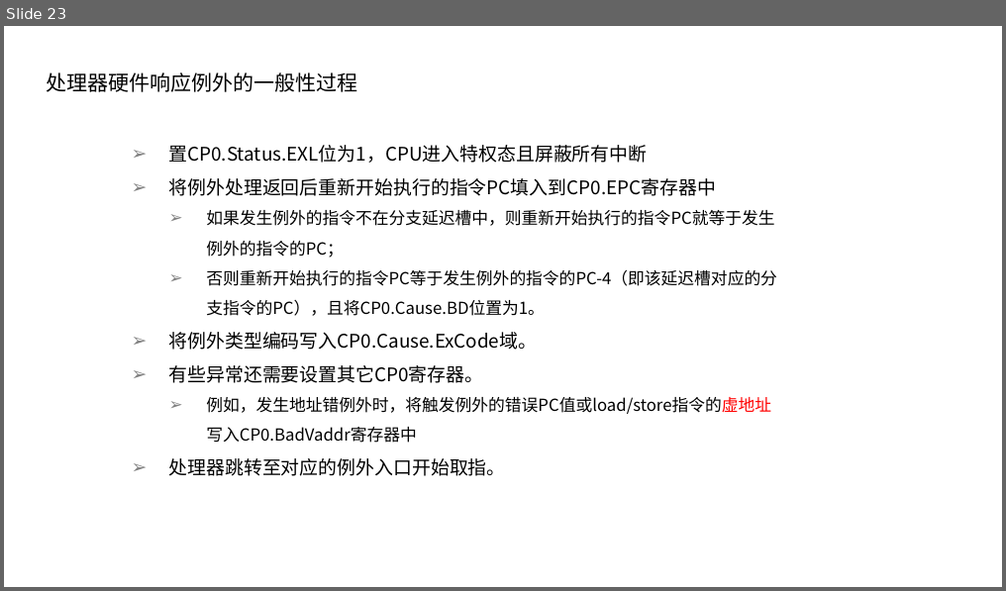
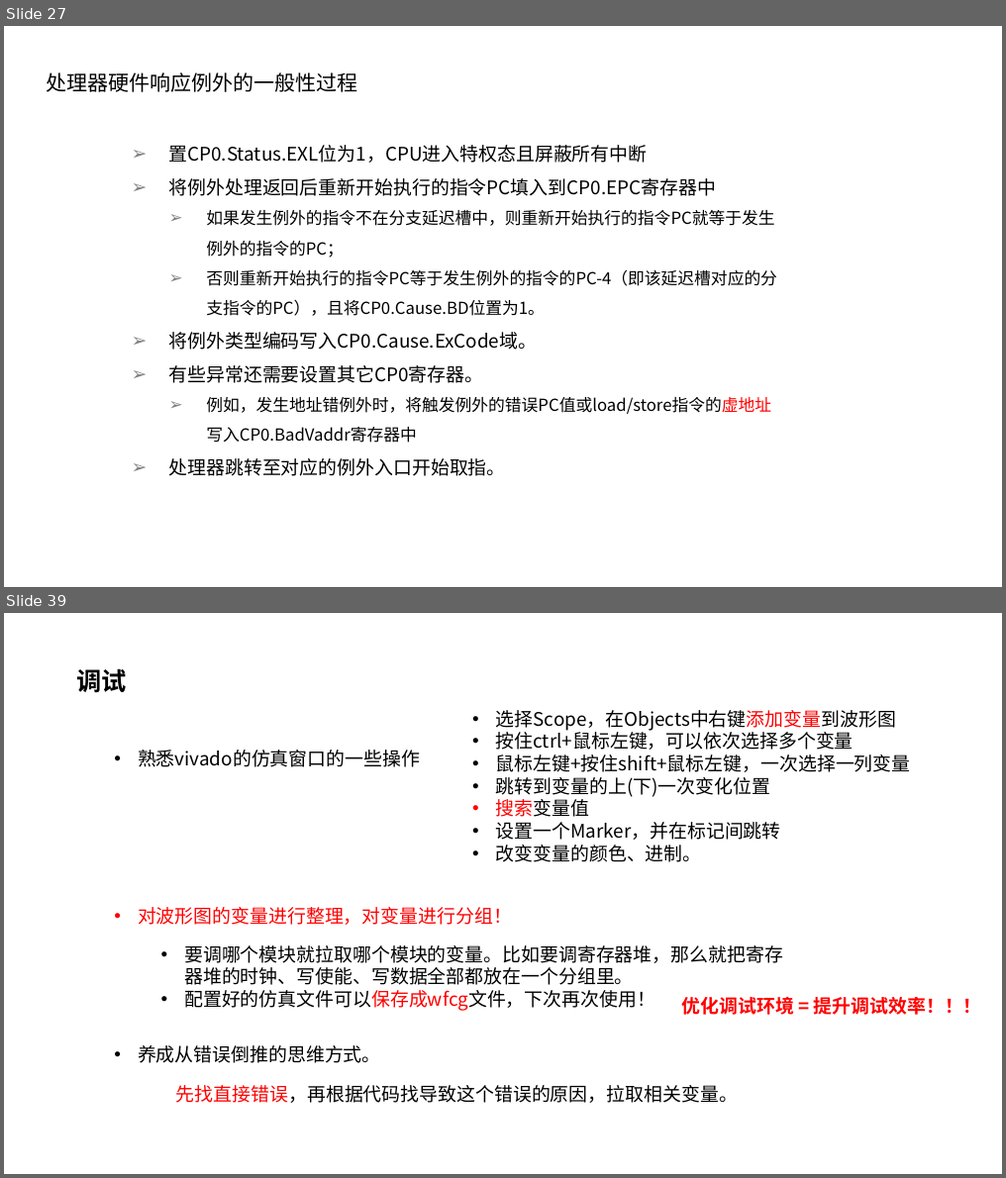
Before and after one commit to y0fy/CO-lab-material-CQU, a slide deck: doc/ppt/2020/硬综讲解1.pptx. Shown one above the other, each under a label of ours: slide 23 before the commit, slides 27 and 39 after it; the slides between them are not shown. The pictures are 1006x591 and 1006x1178 pixels, drawn with LibreOffice and Linux fonts; fonts in the diff are those of the drawing. Boxes give left, top, right and bottom in pixels: in the first picture for what was removed or moved away, otherwise in the second. Text is boxed around its words. In the diff, an @@ line names an element or a change of style, - is before the commit and + after.

```diff
--- a/doc/ppt/2020/硬综讲解1.pptx
+++ b/doc/ppt/2020/硬综讲解1.pptx
@@ slide 39 added at box(4, 613, 1002, 1174), background #FFFFFF @@
@@ text added at box(76, 668, 126, 693), 24 pt, text #000000, bold @@
+调试
@@ text added at box(496, 710, 911, 862), 18 pt, text #000000 @@
+• 选择Scope，在Objects中右键添加变量到波形图
+• 按住ctrl+鼠标左键，可以依次选择多个变量
+• 鼠标左键+按住shift+鼠标左键，一次选择一列变量
+• 跳转到变量的上(下)一次变化位置
+• 搜索变量值
+• 设置一个Marker，并在标记间跳转
+• 改变变量的颜色、进制。
@@ text added at box(138, 750, 420, 767), 18 pt, text #000000 @@
+• 熟悉vivado的仿真窗口的一些操作
@@ text added at box(138, 907, 512, 925), 18 pt, text #FF0000 @@
+• 对波形图的变量进行整理，对变量进行分组！
@@ text added at box(184, 946, 783, 1011), 18 pt, text #000000 @@
+• 要调哪个模块就拉取哪个模块的变量。比如要调寄存器堆，那么就把寄存器堆的时钟、写使能、写数据全部都放在一个分组里。
+• 配置好的仿真文件可以保存成wfcg文件，下次再次使用！
@@ text added at box(682, 997, 982, 1015), 18 pt, text #FF0000, bold @@
+优化调试环境 = 提升调试效率！！！
@@ text added at box(138, 1046, 381, 1063), 18 pt, text #000000 @@
+• 养成从错误倒推的思维方式。
@@ text added at box(176, 1085, 738, 1103), 18 pt, text #000000 @@
+先找直接错误，再根据代码找导致这个错误的原因，拉取相关变量。
@@ what was slide 23 is now slide 27 @@
```
Also in this commit, not shown: 14 slides changed, 22 other slides added, 6 slides removed, 3 other files.
